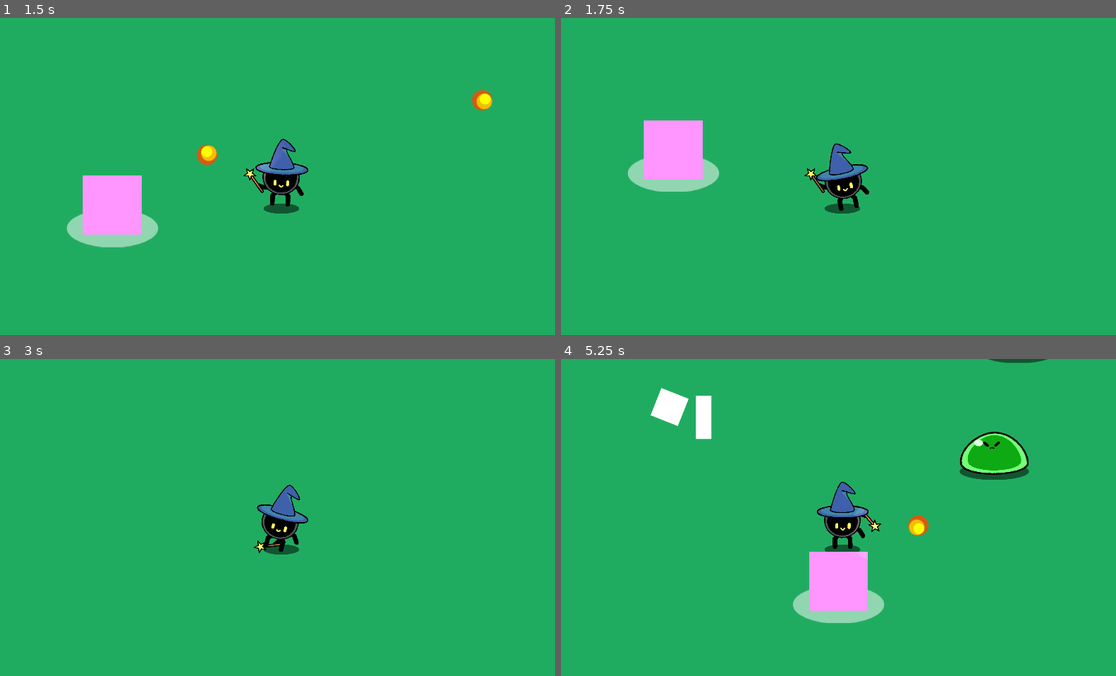
Above: before the commit, frames 1-4 (two rows, left to right).
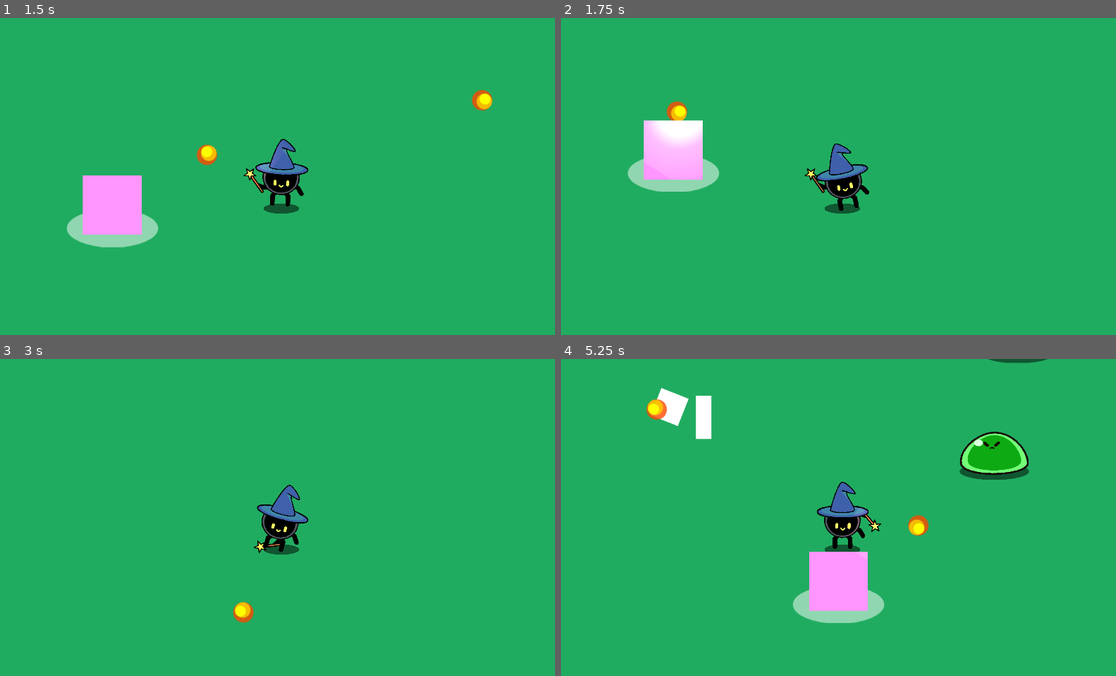
Above: after the commit, the same moments.

Repository: WillyTheDev/magic_defenders
Game: Godot game, scene res://GameElements/Game/game.tscn
Two runs of this game, one before a commit and one after it. Both use one fixed random seed, a clock stepped at 60 frames per second and the inputs below.
Inputs (mouse positions are in pixels of both pictures, inside the frame that each line leads up to):
- Up to frame 1 (1.5 s): move the mouse to (405, 160) at 0.52 s; hold D (move_right) 0.53-1.28 s; click (405, 160) at 0.6 s; move the mouse to (166, 192) at 1.27 s; hold S (move_down) from 1.28 s (still down); click (166, 192) at 1.35 s
- Up to frame 2 (1.75 s): keep holding S (move_down)
- Up to frame 3 (3 s): move the mouse to (338, 447) at 2.02 s; release S (move_down) at 2.03 s; hold D (move_right) 2.03-2.78 s; click (338, 447) at 2.1 s; move the mouse to (255, 580) at 2.77 s; hold W (move_up) from 2.78 s (still down); click (255, 580) at 2.85 s
- Up to frame 4 (5.25 s): move the mouse to (1010, 565) at 3.52 s; release W (move_up) at 3.53 s; hold A (move_left) 3.53-5.03 s; click (1010, 565) at 3.6 s; move the mouse to (672, 469) at 4.27 s; click (672, 469) at 4.35 s; move the mouse to (871, 517) at 5.02 s; hold S (move_down) from 5.03 s (still down); click (871, 517) at 5.1 s

Frame 1 is identical in both runs. In frame 2, 1.6% of the frame differs, in the area x 14-26%, y 26-48%; in frame 3, 0.2%; in frame 4, 0.2%.

Commit message:
fix : firebolt collision with player

Diff:
--- a/GameElements/Game/game.tscn
+++ b/GameElements/Game/game.tscn
@@ -4,7 +4,7 @@
 [ext_resource type="PackedScene" uid="uid://bcw643o4voapk" path="res://GameElements/Player/player.tscn" id="2_ok500"]
 [ext_resource type="PackedScene" uid="uid://bhistwke3da2p" path="res://GameElements/Core/core.tscn" id="3_ofjos"]
 [ext_resource type="Script" path="res://GameElements/Game/Follower.gd" id="4_d5ih4"]
-[ext_resource type="Script" path="res://GameElements/Game/Defense.gd" id="5_xafjk"]
+[ext_resource type="Script" path="res://GameElements/defense/Defense.gd" id="5_xafjk"]
 
 [sub_resource type="Curve2D" id="Curve2D_o8eub"]
 _data = {
--- a/GameElements/Player/fire_bolt.gd
+++ b/GameElements/Player/fire_bolt.gd
@@ -16,4 +16,4 @@
 func _on_body_entered(body):
 	if body.has_method("take_damage"):
 		body.take_damage()
-	queue_free()
+		queue_free()
--- /dev/null
+++ b/GameElements/defense/defense.tscn
@@ -0,0 +1,39 @@
+[gd_scene load_steps=4 format=3 uid="uid://b25d008cch7qm"]
+
+[ext_resource type="Script" path="res://GameElements/defense/Defense.gd" id="1_4mahn"]
+
+[sub_resource type="RectangleShape2D" id="RectangleShape2D_eyh6e"]
+size = Vector2(21, 59)
+
+[sub_resource type="RectangleShape2D" id="RectangleShape2D_1ejl3"]
+size = Vector2(34, 66)
+
+[node name="Defense" type="Node2D"]
+position = Vector2(386, 196)
+script = ExtResource("1_4mahn")
+
+[node name="ColorRect" type="ColorRect" parent="."]
+offset_left = -11.0
+offset_top = -30.0
+offset_right = 10.0
+offset_bottom = 29.0
+
+[node name="StaticBody2D" type="StaticBody2D" parent="."]
+z_index = 1
+
+[node name="CollisionShape2D" type="CollisionShape2D" parent="StaticBody2D"]
+position = Vector2(-0.5, 0)
+shape = SubResource("RectangleShape2D_eyh6e")
+
+[node name="Area2D" type="Area2D" parent="StaticBody2D"]
+
+[node name="CollisionShape2D" type="CollisionShape2D" parent="StaticBody2D/Area2D"]
+position = Vector2(-4, -1)
+shape = SubResource("RectangleShape2D_1ejl3")
+debug_color = Color(0.755894, 0.189016, 1, 0.42)
+
+[node name="Timer" type="Timer" parent="."]
+unique_name_in_owner = true
+
+[connection signal="body_entered" from="StaticBody2D/Area2D" to="." method="_on_area_2d_body_entered"]
+[connection signal="timeout" from="Timer" to="." method="_on_timer_timeout"]
Renamed: GameElements/Game/Defense.gd -> GameElements/defense/Defense.gd
